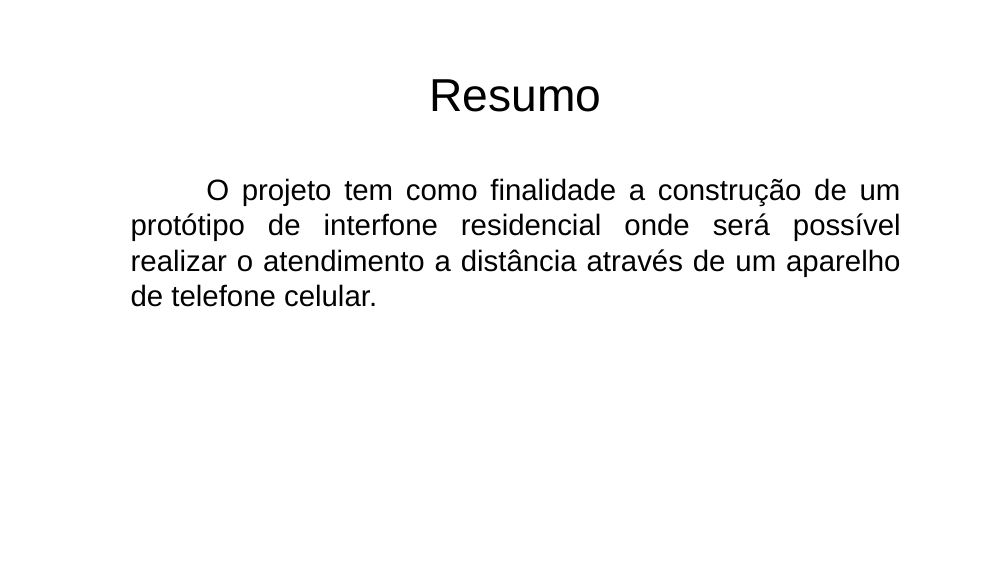
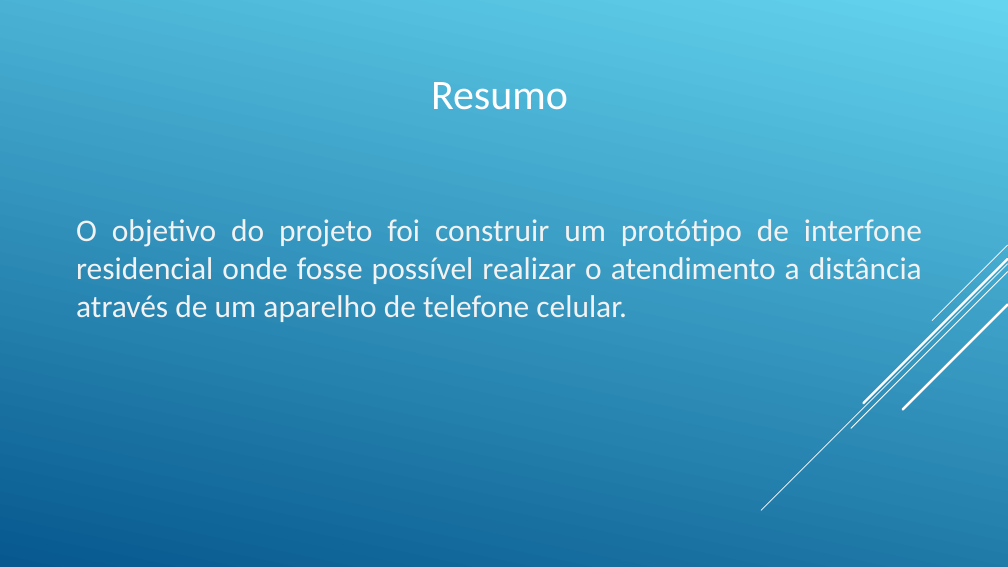
Before and after one commit to rsalcir/tcc-eng-comp, a slide deck: slide 5 of Documentos/TCC 2/Apresentação TCC.ppt (slide 4 before the commit). Drawn at 1008x567 pixels with LibreOffice and Linux fonts; fonts in the diff are those of the drawing. Boxes give left, top, right and bottom in pixels: in the first picture for what was removed or moved away, otherwise in the second. Text is boxed around its words. In the diff, an @@ line names an element or a change of style, - is before the commit and + after.

```diff
--- a/Documentos/TCC 2/Apresentação TCC.ppt
+++ b/Documentos/TCC 2/Apresentação TCC.ppt
@@ background #FFFFFF to gradient #64D4EF to #06588E @@
@@ text "Resumo" at box(431, 82, 568, 110): size 44 to 40 pt, font Arial to Calibri, text colour #000000 to #FFFFFF @@
@@ text at box(76, 219, 922, 322): text changed; size 28 to 30 pt; font Arial to Calibri; text colour #000000 to #F2F2F2 @@
-O projeto tem como finalidade a construção de um protótipo de interfone residencial onde será possível realizar o atendimento a distância através de um aparelho de telefone celular.
+O objetivo do projeto foi construir um protótipo de interfone residencial onde fosse possível realizar o atendimento a distância através de um aparelho de telefone celular.
@@ group added at box(761, 245, 1007, 510): 5 lines @@
```
Also in this commit, not shown: 6 other slides changed, 4 slides added, 2 slides removed, 5 other files.
